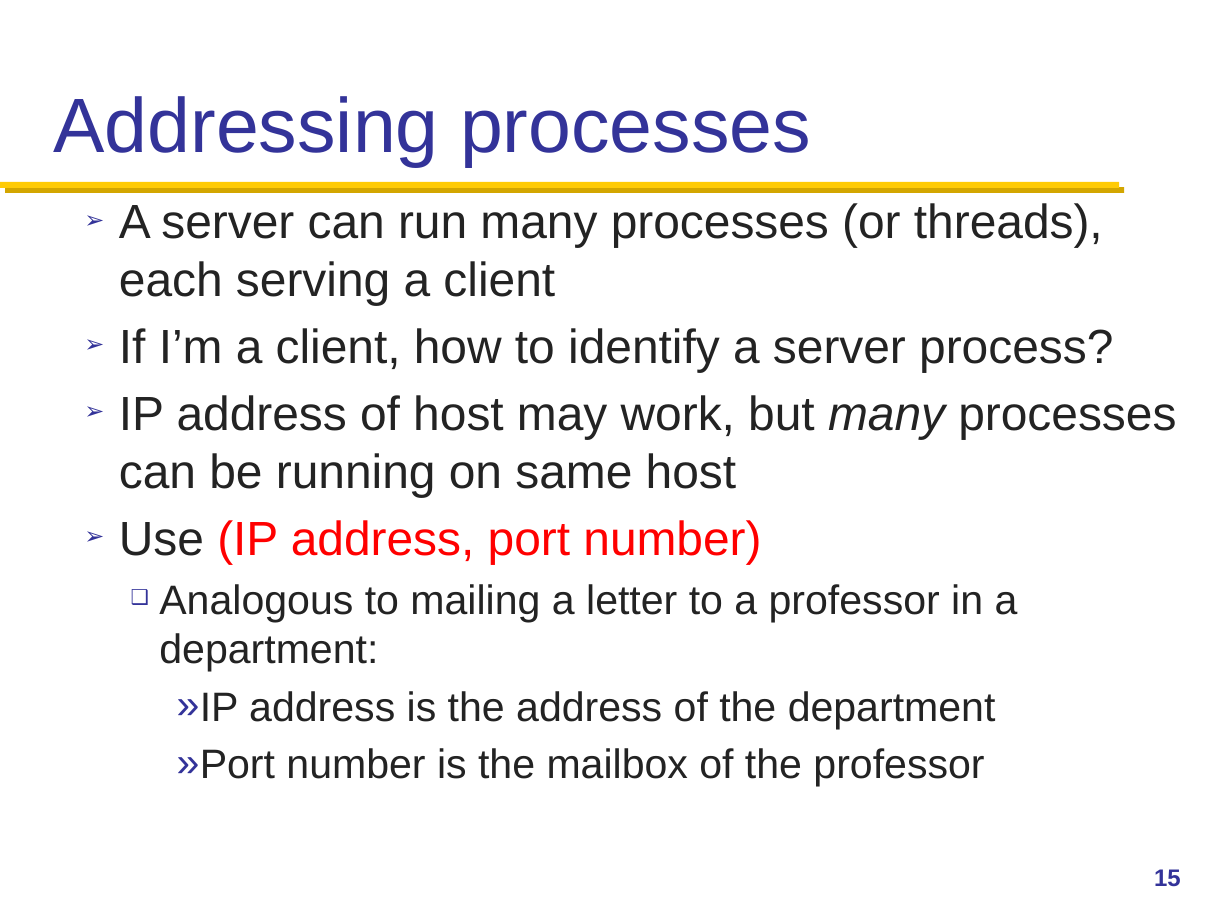
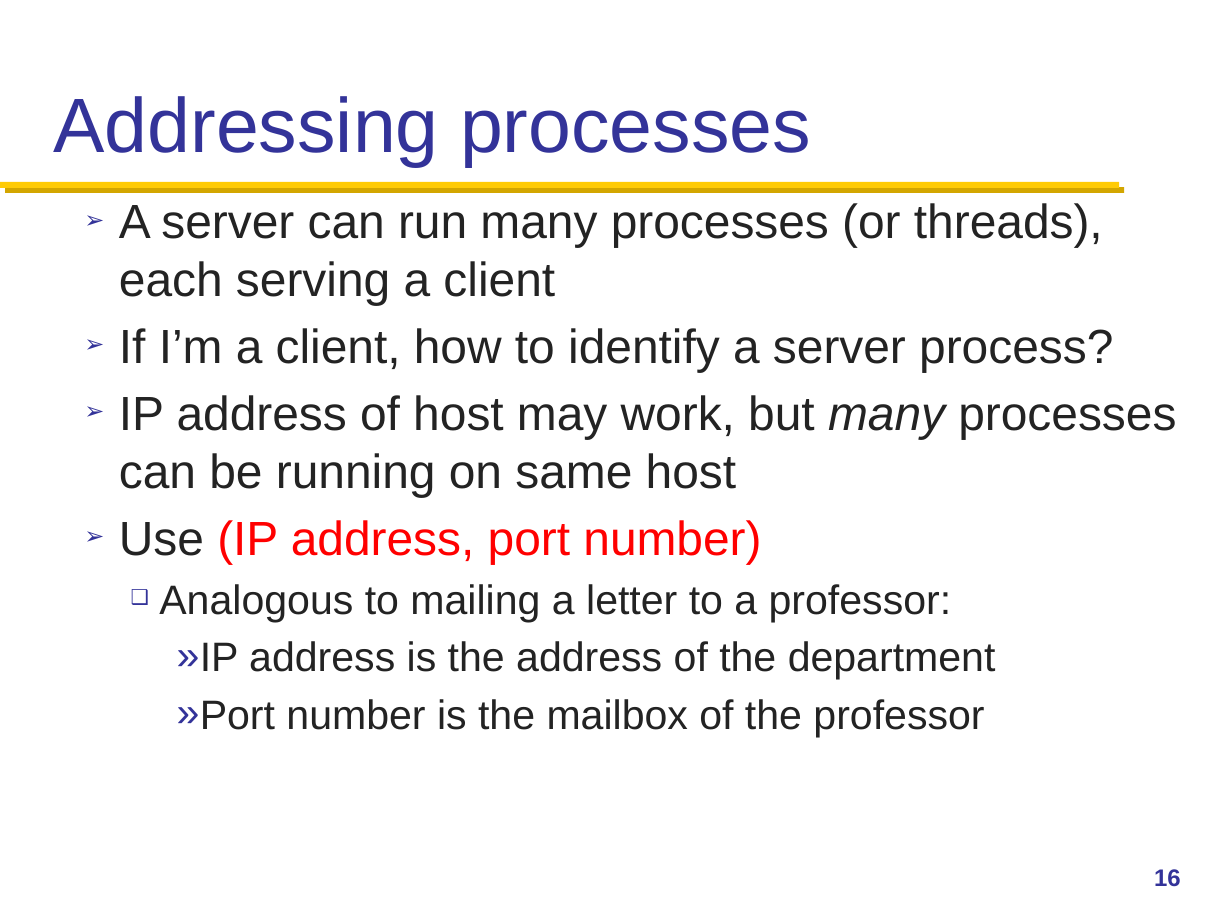
Before and after one commit to henryhxu/CSCI4430-ESTR4120, a slide deck: slide 16 of lectures/lec3.pptx (slide 15 before the commit). Drawn at 1232x924 pixels with LibreOffice and Linux fonts; fonts in the diff are those of the drawing; background and template pictures are left out. Boxes give left, top, right and bottom in pixels: in the first picture for what was removed or moved away, otherwise in the second. Text is boxed around its words. In the diff, an @@ line names an element or a change of style, - is before the commit and + after.

```diff
--- a/lectures/lec3.pptx
+++ b/lectures/lec3.pptx
@@ text at box(159, 584, 952, 622): text changed @@
-  ❑ Analogous to mailing a letter to a professor in a department:
+  ❑ Analogous to mailing a letter to a professor:
@@ page number at box(1154, 869, 1181, 887): text changed @@
-15
+16
```
Also in this commit, not shown: 5 other slides changed, 2 slides added.
